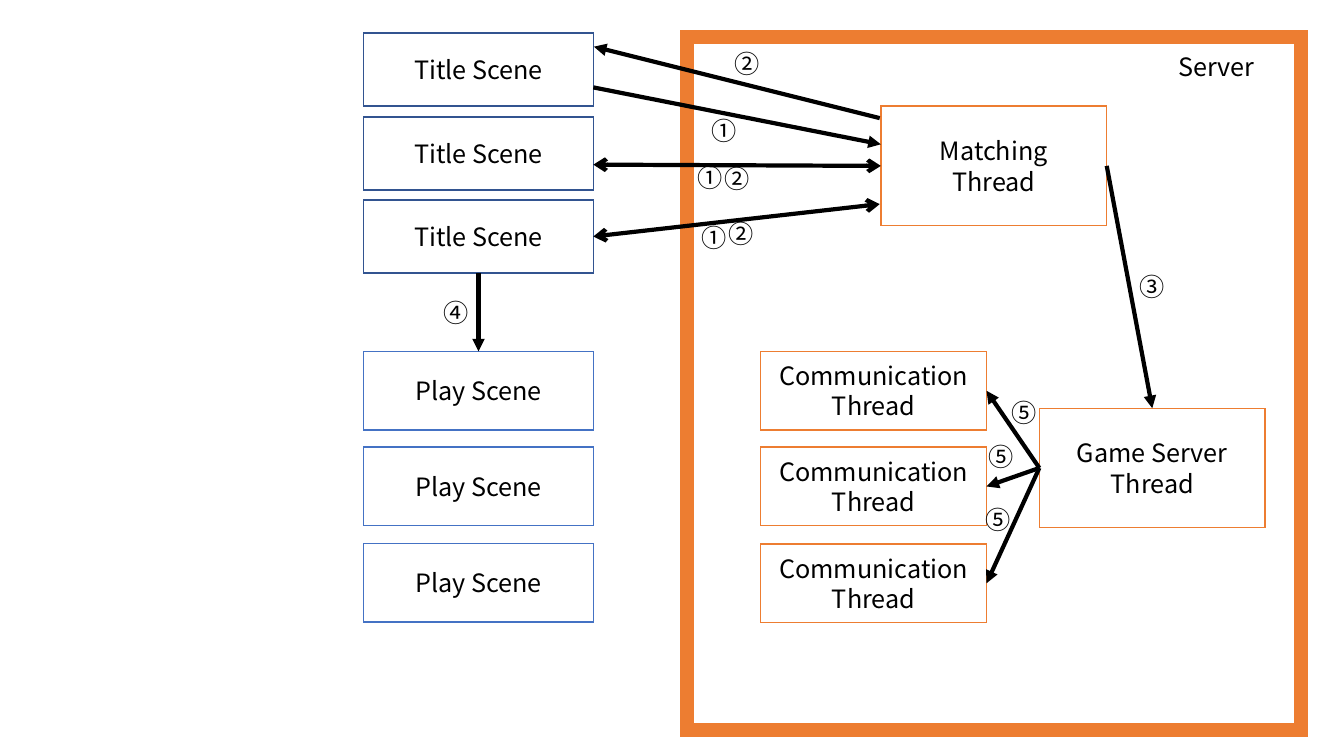
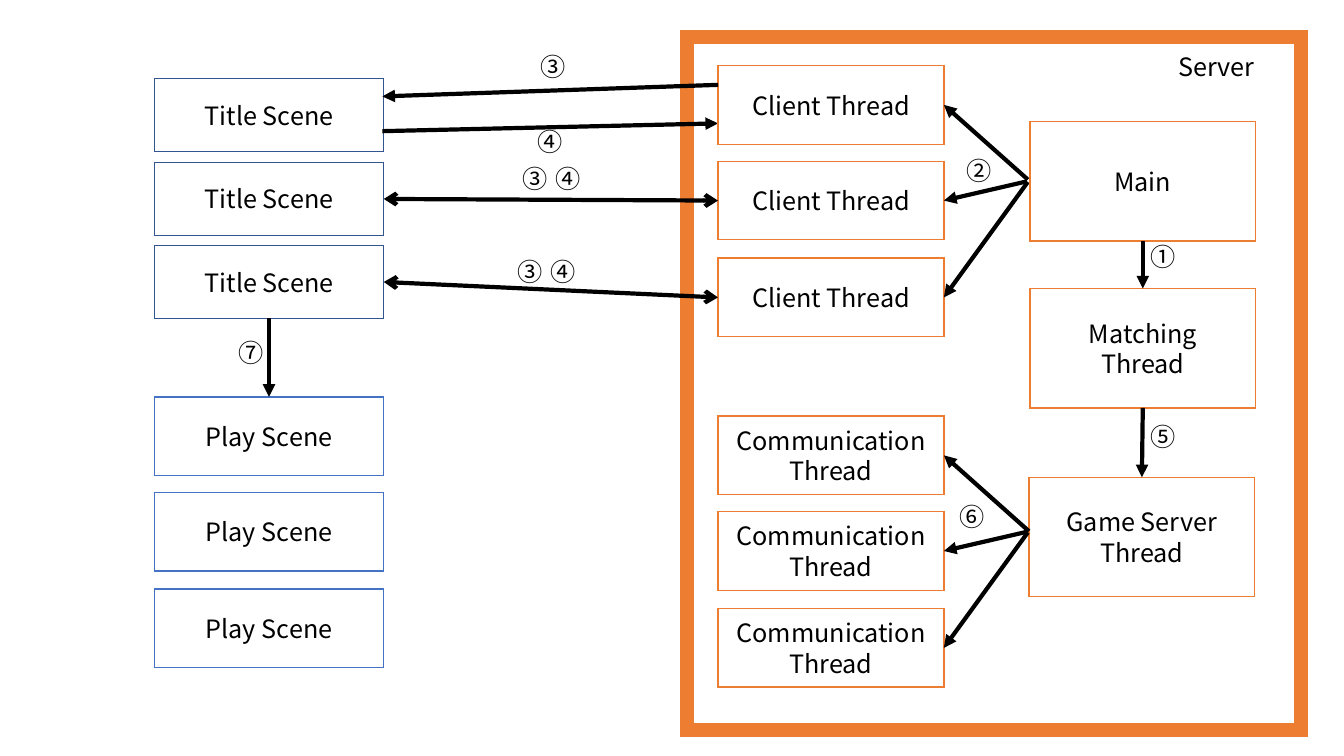
Before and after one commit to minlinea/Network_Gameprogramming, a slide deck: slide 1 of Document/넷겜플 하이레벨순서도.pptx. Drawn at 1344x756 pixels with LibreOffice and Linux fonts; fonts in the diff are those of the drawing. Boxes give left, top, right and bottom in pixels: in the first picture for what was removed or moved away, otherwise in the second. Text is boxed around its words. In the diff, an @@ line names an element or a change of style, - is before the commit and + after.

```diff
--- a/Document/넷겜플 하이레벨순서도.pptx
+++ b/Document/넷겜플 하이레벨순서도.pptx
@@ text "③": place and size @@
-text "③" at bbox=[1139, 274, 1164, 298]
+text "③" at bbox=[541, 54, 566, 78]
@@ arrow moved from (880, 118) - (594, 46) to (718, 85) - (382, 97) @@
@@ rectangle "Client Thread": place and size @@
-rectangle "Client Thread" at bbox=[761, 352, 987, 431]
+rectangle "Client Thread" at bbox=[718, 66, 944, 144]
@@ text in rectangle at bbox=[752, 95, 910, 116]: text changed @@
-Communication
-Thread
+Client Thread
@@ arrow moved from (1040, 468) - (987, 391) to (1028, 179) - (944, 105) @@
@@ arrow moved from (594, 88) - (881, 144) to (382, 131) - (718, 123) @@
@@ text "④" rewrapped from bbox=[443, 300, 468, 324] to bbox=[537, 125, 562, 153] @@
@@ text "②" rewrapped from bbox=[734, 51, 759, 80] to bbox=[966, 158, 991, 182] @@
@@ double arrow moved from (594, 237) - (880, 204) to (384, 199) - (718, 201) @@
@@ arrow moved from (1040, 468) - (987, 584) to (1028, 182) - (944, 297) @@
@@ arrow moved from (1040, 468) - (987, 487) to (1026, 181) - (944, 201) @@
@@ text "①": place and size @@
-text "①" at bbox=[711, 115, 736, 142]
+text "①" at bbox=[1151, 241, 1176, 268]
@@ group added at bbox=[238, 122, 1256, 688]: 6 texts, 4 rectangles, 4 arrows @@
+Client Thread
+Client Thread
+⑦
+⑥
+Communication
+Thread
+Main
+④
+③
+④
+③
@@ double arrow moved from (594, 164) - (881, 166) to (384, 282) - (718, 297) @@
@@ rectangle "Matching": place and size @@
-rectangle "Matching" at bbox=[881, 106, 1107, 226]
+rectangle "Matching" at bbox=[1030, 288, 1256, 408]
@@ 6 rectangles, 1 arrow: place and size @@
-6 rectangles, 1 arrow at bbox=[364, 33, 594, 622]
+6 rectangles, 1 arrow at bbox=[154, 79, 384, 667]
@@ rectangle "Communication": place and size @@
-rectangle "Communication" at bbox=[761, 448, 987, 526]
+rectangle "Communication" at bbox=[718, 416, 944, 495]
@@ text "⑤" rewrapped from bbox=[1011, 400, 1036, 428] to bbox=[1151, 424, 1176, 448] @@
@@ arrow moved from (1107, 166) - (1152, 408) to (1143, 408) - (1142, 478) @@
@@ rectangle "Game Server": place and size @@
-rectangle "Game Server" at bbox=[1040, 408, 1265, 528]
+rectangle "Game Server" at bbox=[1029, 478, 1255, 598]
@@ group removed at bbox=[688, 158, 1013, 535]: 6 texts @@
-①
-②
-①
-②
-⑤
-⑤
@@ rectangle "Communication": place and size @@
-rectangle "Communication" at bbox=[761, 544, 987, 623]
+rectangle "Communication" at bbox=[718, 512, 944, 591]
```
Also in this commit, not shown: 1 other file.
